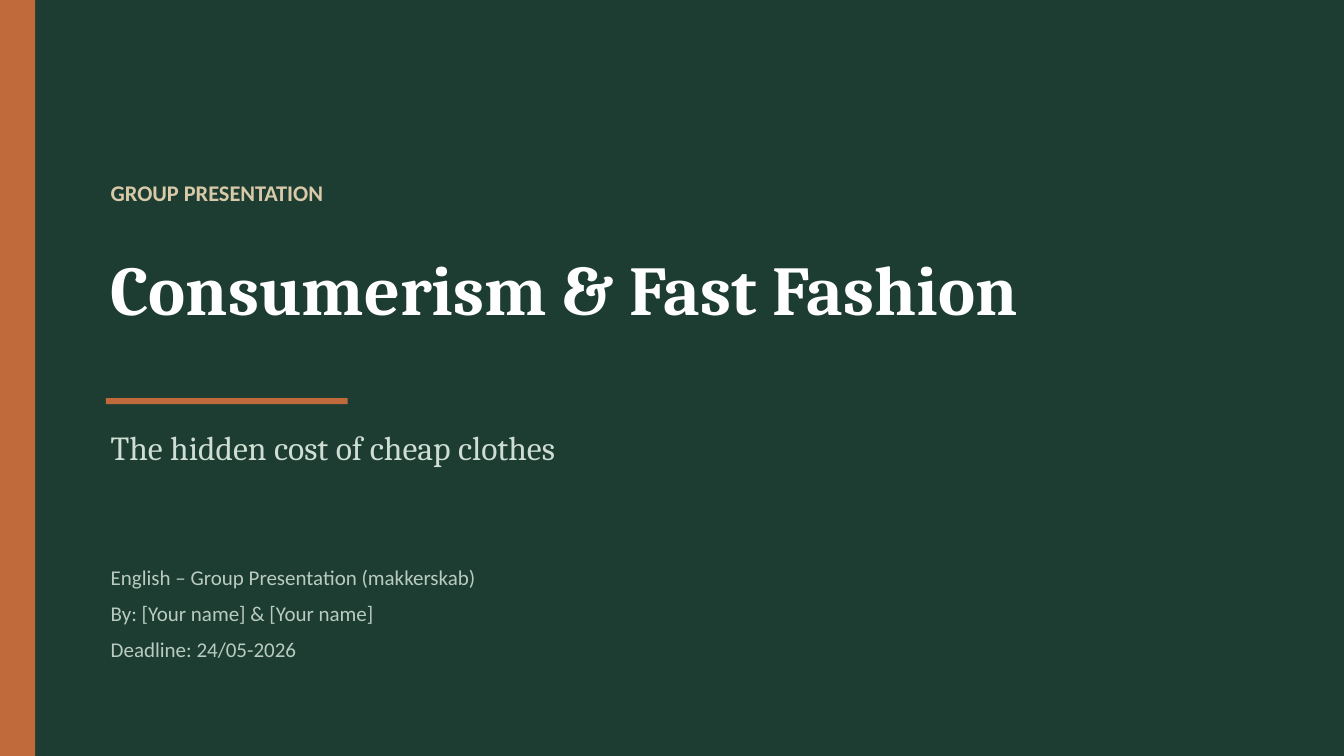
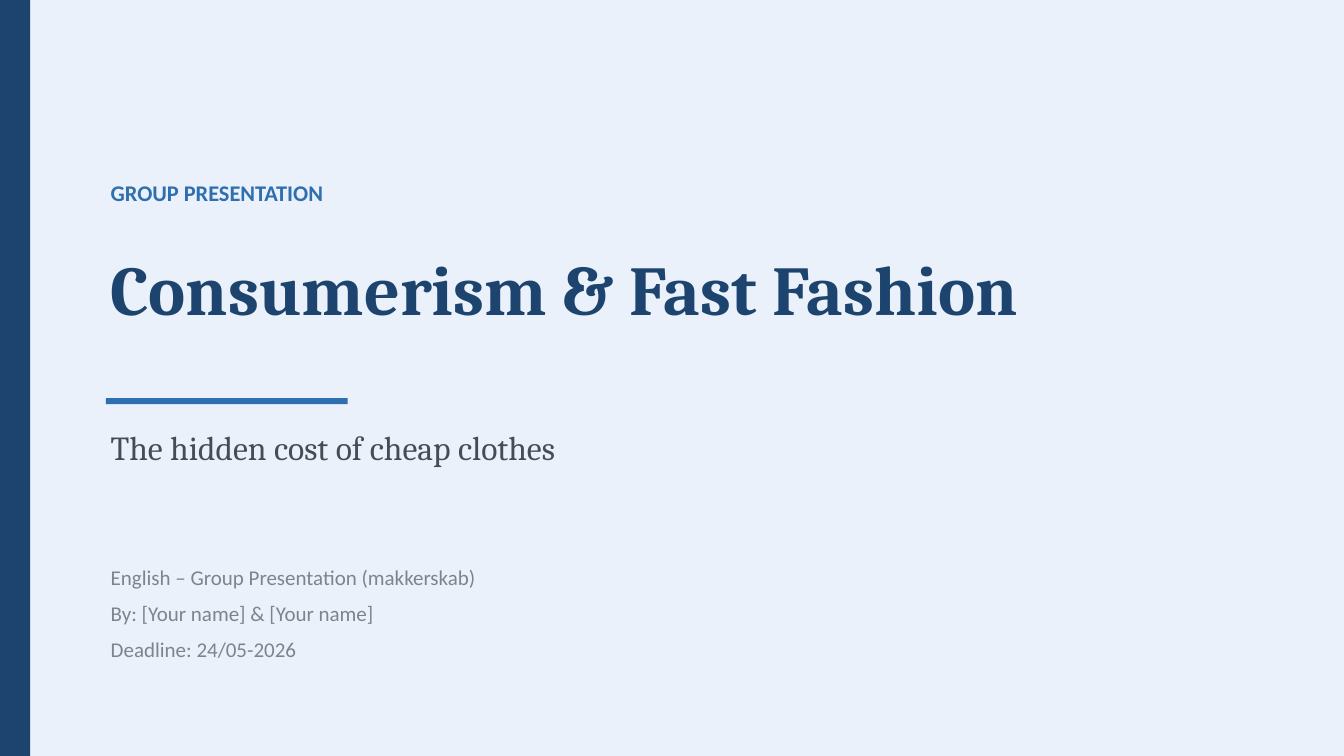
Before and after one commit to fdsh75qs9z-ui/MssAtelier, a slide deck: slide 1 of fast-fashion-presentation/Fast_Fashion_Presentation.pptx. Drawn at 1344x756 pixels with LibreOffice and Linux fonts; fonts in the diff are those of the drawing. Boxes give left, top, right and bottom in pixels: in the first picture for what was removed or moved away, otherwise in the second. Text is boxed around its words. In the diff, an @@ line names an element or a change of style, - is before the commit and + after.

```diff
--- a/fast-fashion-presentation/Fast_Fashion_Presentation.pptx
+++ b/fast-fashion-presentation/Fast_Fashion_Presentation.pptx
@@ background #1E3D32 to #EAF1FA @@
@@ rectangle resized from (x1=0, y1=0, x2=35, y2=756) to (x1=0, y1=0, x2=30, y2=756) @@
@@ rectangle at (x1=0, y1=0, x2=30, y2=756): fill #C06A3C to #1D446E @@
@@ text "GROUP PRESENTATION" at (x1=111, y1=186, x2=323, y2=201): text colour #D8C9A8 to #2F6FB0 @@
@@ text "Consumerism & Fast Fashion" at (x1=111, y1=266, x2=1018, y2=316): text colour #FFFFFF to #1D446E @@
@@ text "The hidden cost of cheap ..." at (x1=111, y1=436, x2=555, y2=467): text colour #CFDED4 to #444C55 @@
@@ rectangle at (x1=106, y1=398, x2=348, y2=404): fill #C06A3C to #2F6FB0 @@
@@ text "English – Group Presentation (makkerskab)" at (x1=111, y1=570, x2=476, y2=658): text colour #B9CBC0 to #7C848C @@
```
Also in this commit, not shown: 9 other slides changed, 11 slides removed, 2 other files.
